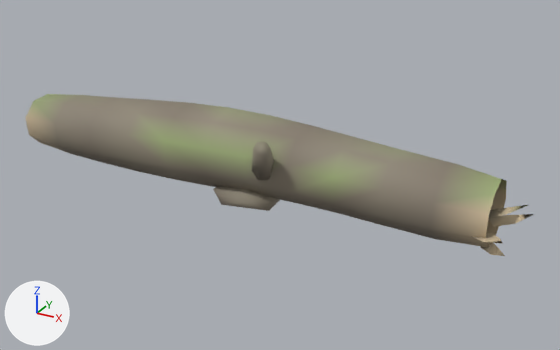
What one commit did to the glTF model game/assets/nature/biome/fallen_log_moss.glb.
Before and after are seen from a 50 mm lens placed at (3.23, -5.36, 2.95), pointed at (0.25, 0.07, 0.24). Lighting does not change. The marker at lower left points along +X, +Y and +Z. The first picture is the older version. Vertices at exactly the same position are counted once.

Names of what the first picture shows: 'fallen_log_moss'.
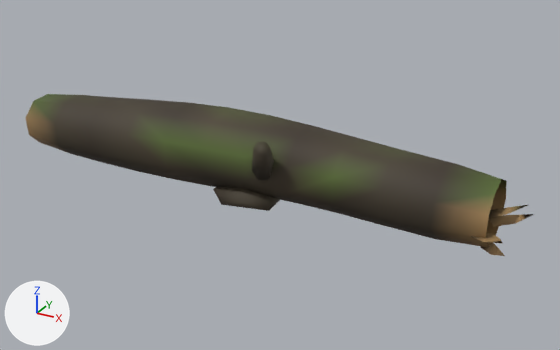
Pixel boxes (x1, y1, x2, y2) of what changed, in the pictures (560 x 350 px):
part 1 of me_fallen_log_moss, recoloured (darker): (34, 94, 504, 247) in both
part 2 of me_fallen_log_moss, recoloured: (26, 101, 530, 256) in both

What the commit changed:
me_fallen_log_moss has 200 vertices, 337 faces and spans x -2.25..2.5, y -0.46..0.5, z 0.0..0.73.
me_fallen_log_moss is used by ob_fallen_log_moss; location (-0.123, -0.019, 0.0).
me_fallen_log_moss part 1: 298 faces centred in x -2.11..2.11, y -0.44..0.48, z 0.0..0.71 are repainted in the vertex colours; the middle colour goes from brown #8b8272 to brown #41392b.
me_fallen_log_moss part 2: 39 faces centred in x -2.25..2.4, y -0.29..0.38, z 0.04..0.48 are repainted in the vertex colours; the middle colour goes from beige #ceba99 to brown #9e7e52.
